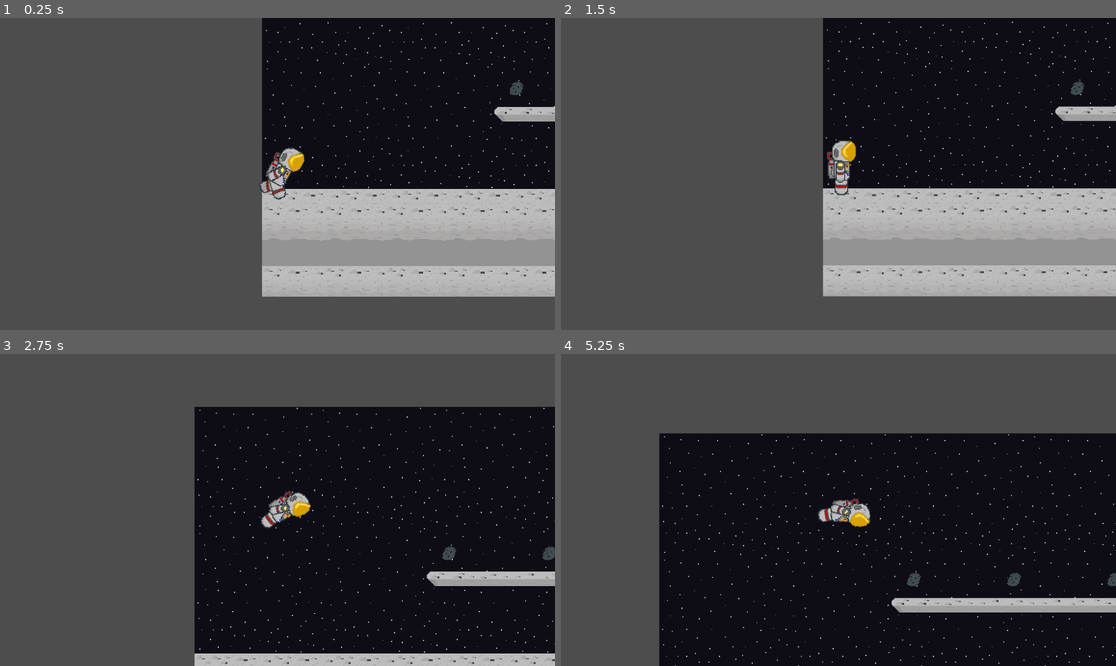
Above: before the commit, frames 1-4 (two rows, left to right).
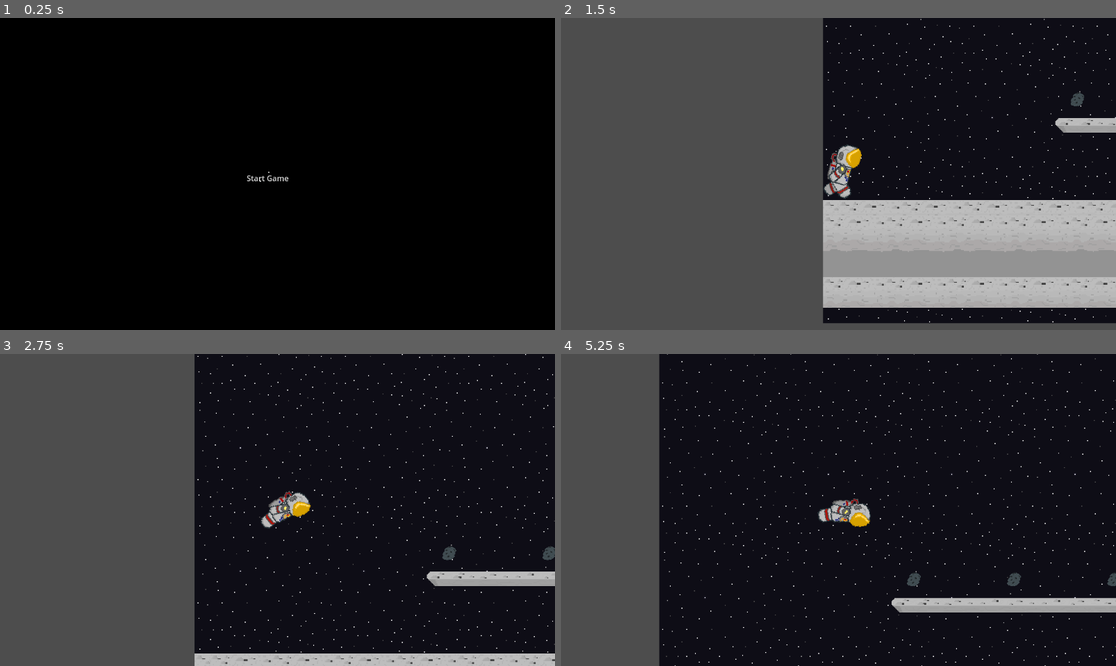
Above: after the commit, the same moments.

Repository: LucasSiqueira06/comp-graf-proj
Game: Godot game, scene res://Scenes/main_menu.tscn
Two runs of this game, one before a commit and one after it. Both use one fixed random seed, a clock stepped at 60 frames per second and the inputs below. Before the commit the project starts from res://Scenes/main.tscn.
Inputs (mouse positions are in pixels of both pictures, inside the frame that each line leads up to):
- Up to frame 1 (0.25 s): no input
- Up to frame 2 (1.5 s): click (827, 177) at 0.5 s, where only the run after the commit has a clickable "Start Game"; click (882, 161) at 1.27 s
- Up to frame 3 (2.75 s): move the mouse to (399, 494) at 2.02 s; hold Right from 2.03 s (still down); tap Space at 2.27 s
- Up to frame 4 (5.25 s): move the mouse to (727, 525) at 2.77 s; tap Space at 3.02, 4.52 s; move the mouse to (894, 441) at 3.52 s; release Right at 3.53 s; hold Left 3.53-4.28 s; move the mouse to (810, 572) at 4.27 s; hold Right from 4.28 s (still down); move the mouse to (1005, 556) at 5.02 s

The runs differ from the first frame. In frame 1, 73% of the frame differs, in the area x 0-100%, y 0-100%; in frame 2, 13%; in frame 3, 11%; in frame 4, 21%.

Commit message:
criado hub

Diff:
--- /dev/null
+++ b/Scenes/Hub.tscn
@@ -0,0 +1,34 @@
+[gd_scene load_steps=6 format=3 uid="uid://kfw54g44ur2r"]
+
+[ext_resource type="Texture2D" uid="uid://dd7e14k3tixin" path="res://assets/planets/pixel-sun.png" id="1_gmg87"]
+[ext_resource type="PackedScene" uid="uid://3u7l6jyykbw8" path="res://Scenes/bg.tscn" id="2_lk3ll"]
+[ext_resource type="Texture2D" uid="uid://ri8fs7lx1ly" path="res://assets/planets/earth.png" id="3_auvah"]
+[ext_resource type="Texture2D" uid="uid://dbp5ovgsa6ir4" path="res://assets/planets/moon.png" id="4_6gpii"]
+[ext_resource type="Script" path="res://Scenes/MoonButton.gd" id="5_huqb8"]
+
+[node name="Hub" type="Node2D"]
+
+[node name="Sun" type="Sprite2D" parent="."]
+position = Vector2(-72, 5)
+scale = Vector2(0.38, 0.38)
+texture = ExtResource("1_gmg87")
+
+[node name="ParallaxBackground2" parent="." instance=ExtResource("2_lk3ll")]
+
+[node name="Camera2D" type="Camera2D" parent="."]
+position = Vector2(268, 6)
+zoom = Vector2(2.145, 2.145)
+
+[node name="Earth" type="Sprite2D" parent="."]
+position = Vector2(261, 12)
+scale = Vector2(0.045, 0.045)
+texture = ExtResource("3_auvah")
+
+[node name="MoonButton" type="TextureButton" parent="."]
+offset_left = 297.0
+offset_top = -20.0
+offset_right = 425.0
+offset_bottom = 108.0
+scale = Vector2(0.2, 0.2)
+texture_normal = ExtResource("4_6gpii")
+script = ExtResource("5_huqb8")
--- /dev/null
+++ b/Scenes/MoonButton.gd
@@ -0,0 +1,27 @@
+extends TextureButton
+
+var moon := "res://Scenes/main.tscn"
+
+# The scale factor to apply when the mouse is over the button
+@export var hover_scale: Vector2 = Vector2(1.01, 1.01)
+# The original scale of the button (to revert back when the mouse leaves)
+var original_scale: Vector2
+
+func _ready():
+	# Save the original scale of the button
+	original_scale = scale
+	# Connect the signals
+	connect("mouse_entered", Callable(self, "_on_mouse_entered"))
+	connect("mouse_exited", Callable(self, "_on_mouse_exited"))
+
+func _on_mouse_entered():
+	# Scale up the button when the mouse enters
+	scale = hover_scale
+
+func _on_mouse_exited():
+	# Revert back to the original scale when the mouse exits
+	scale = original_scale
+
+func _pressed():
+	var tree = get_tree()
+	tree.change_scene_to_file(moon)
--- a/Scenes/bg.tscn
+++ b/Scenes/bg.tscn
@@ -8,6 +8,46 @@
 
 [node name="Stars" type="Sprite2D" parent="ParallaxLayer"]
 position = Vector2(64, 64)
+texture = ExtResource("1_72qlf")
+
+[node name="Stars" type="Sprite2D" parent="ParallaxLayer/Stars"]
+position = Vector2(0, 128)
+texture = ExtResource("1_72qlf")
+
+[node name="Stars" type="Sprite2D" parent="ParallaxLayer/Stars/Stars"]
+position = Vector2(128, 0)
+texture = ExtResource("1_72qlf")
+
+[node name="Stars" type="Sprite2D" parent="ParallaxLayer/Stars/Stars/Stars"]
+position = Vector2(128, 0)
+texture = ExtResource("1_72qlf")
+
+[node name="Stars" type="Sprite2D" parent="ParallaxLayer/Stars/Stars/Stars/Stars"]
+position = Vector2(128, 0)
+texture = ExtResource("1_72qlf")
+
+[node name="Stars" type="Sprite2D" parent="ParallaxLayer/Stars/Stars/Stars/Stars/Stars"]
+position = Vector2(128, 0)
+texture = ExtResource("1_72qlf")
+
+[node name="Stars" type="Sprite2D" parent="ParallaxLayer/Stars/Stars/Stars/Stars/Stars/Stars"]
+position = Vector2(128, 0)
+texture = ExtResource("1_72qlf")
+
+[node name="Stars" type="Sprite2D" parent="ParallaxLayer/Stars/Stars/Stars/Stars/Stars/Stars/Stars"]
+position = Vector2(128, 0)
+texture = ExtResource("1_72qlf")
+
+[node name="Stars" type="Sprite2D" parent="ParallaxLayer/Stars/Stars/Stars/Stars/Stars/Stars/Stars/Stars"]
+position = Vector2(128, 0)
+texture = ExtResource("1_72qlf")
+
+[node name="Stars" type="Sprite2D" parent="ParallaxLayer/Stars/Stars/Stars/Stars/Stars/Stars/Stars/Stars/Stars"]
+position = Vector2(128, 0)
+texture = ExtResource("1_72qlf")
+
+[node name="Stars" type="Sprite2D" parent="ParallaxLayer/Stars/Stars/Stars/Stars/Stars/Stars/Stars/Stars/Stars/Stars"]
+position = Vector2(128, 0)
 texture = ExtResource("1_72qlf")
 
 [node name="Stars2" type="Sprite2D" parent="ParallaxLayer"]
@@ -50,6 +90,46 @@
 position = Vector2(64, -64)
 texture = ExtResource("1_72qlf")
 
+[node name="Stars11" type="Sprite2D" parent="ParallaxLayer/Stars11"]
+position = Vector2(0, -128)
+texture = ExtResource("1_72qlf")
+
+[node name="Stars11" type="Sprite2D" parent="ParallaxLayer/Stars11/Stars11"]
+position = Vector2(128, 0)
+texture = ExtResource("1_72qlf")
+
+[node name="Stars11" type="Sprite2D" parent="ParallaxLayer/Stars11/Stars11/Stars11"]
+position = Vector2(128, 0)
+texture = ExtResource("1_72qlf")
+
+[node name="Stars11" type="Sprite2D" parent="ParallaxLayer/Stars11/Stars11/Stars11/Stars11"]
+position = Vector2(128, 0)
+texture = ExtResource("1_72qlf")
+
+[node name="Stars11" type="Sprite2D" parent="ParallaxLayer/Stars11/Stars11/Stars11/Stars11/Stars11"]
+position = Vector2(128, 0)
+texture = ExtResource("1_72qlf")
+
+[node name="Stars11" type="Sprite2D" parent="ParallaxLayer/Stars11/Stars11/Stars11/Stars11/Stars11/Stars11"]
+position = Vector2(128, 0)
+texture = ExtResource("1_72qlf")
+
+[node name="Stars11" type="Sprite2D" parent="ParallaxLayer/Stars11/Stars11/Stars11/Stars11/Stars11/Stars11/Stars11"]
+position = Vector2(128, 0)
+texture = ExtResource("1_72qlf")
+
+[node name="Stars11" type="Sprite2D" parent="ParallaxLayer/Stars11/Stars11/Stars11/Stars11/Stars11/Stars11/Stars11/Stars11"]
+position = Vector2(128, 0)
+texture = ExtResource("1_72qlf")
+
+[node name="Stars11" type="Sprite2D" parent="ParallaxLayer/Stars11/Stars11/Stars11/Stars11/Stars11/Stars11/Stars11/Stars11/Stars11"]
+position = Vector2(128, 0)
+texture = ExtResource("1_72qlf")
+
+[node name="Stars11" type="Sprite2D" parent="ParallaxLayer/Stars11/Stars11/Stars11/Stars11/Stars11/Stars11/Stars11/Stars11/Stars11/Stars11"]
+position = Vector2(128, 0)
+texture = ExtResource("1_72qlf")
+
 [node name="Stars12" type="Sprite2D" parent="ParallaxLayer"]
 position = Vector2(1216, -64)
 texture = ExtResource("1_72qlf")
--- /dev/null
+++ b/Scenes/moon.gd
@@ -0,0 +1,10 @@
+extends Sprite2D
+
+
+# Called when the node enters the scene tree for the first time.
+func _ready():
+	pass # Replace with function body.
+
+
+# Called every frame. 'delta' is the elapsed time since the previous frame.
+func _process(delta):
--- a/StartGameButton.gd
+++ b/StartGameButton.gd
@@ -1,6 +1,6 @@
 extends MenuButton
 
-var first_scene_path := "res://Scenes/main.tscn"
+var first_scene_path := "res://Scenes/Hub.tscn"
 
 # Called when the node enters the scene tree for the first time.
 func _ready():
--- a/project.godot
+++ b/project.godot
@@ -11,7 +11,7 @@
 [application]
 
 config/name="Comp-graf-proj"
-run/main_scene="res://Scenes/main.tscn"
+run/main_scene="res://Scenes/main_menu.tscn"
 config/features=PackedStringArray("4.2")
 config/icon="res://icon.png"
 
Not shown: 3 places in Scenes/main_menu.tscn that only renumber resources
Binary file added: assets/planets/earth.png
Not shown, added: assets/planets/earth.png.import
Binary file added: assets/planets/moon.png
Not shown, added: assets/planets/moon.png.import
Binary file added: assets/planets/pixel-sun.png
Not shown, added: assets/planets/pixel-sun.png.import
